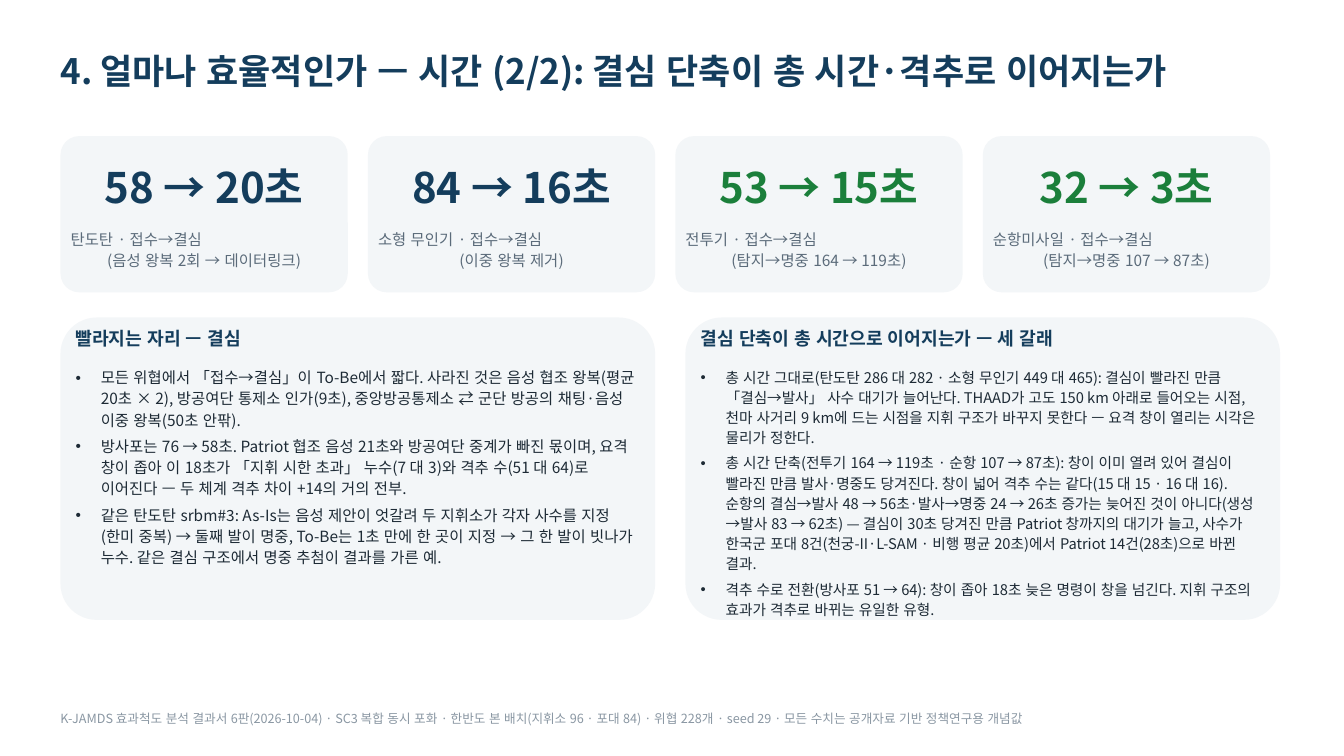
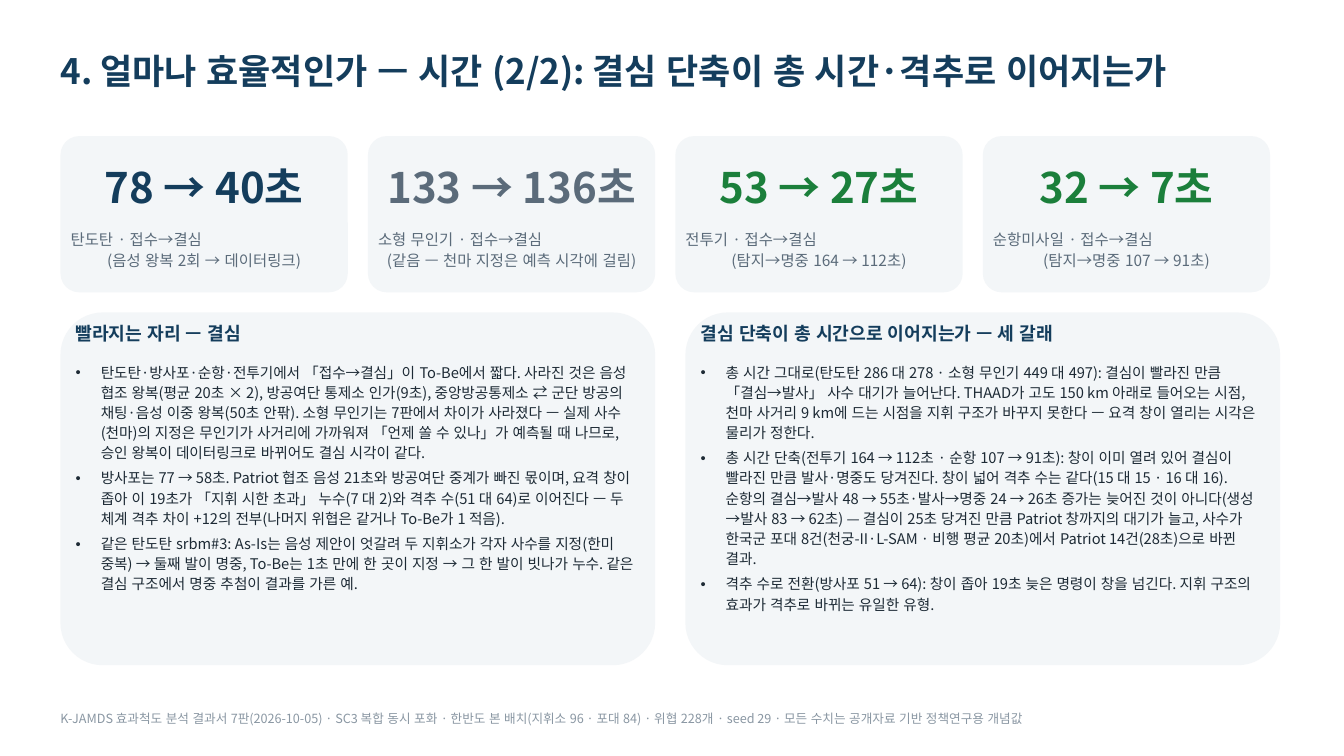
Before and after one commit to DaehyunY00/Air_Defense, a slide deck: slide 7 of K-JAMDS_효과척도_발표정리본.pptx. Drawn at 1344x756 pixels with LibreOffice and Linux fonts; fonts in the diff are those of the drawing. Boxes give left, top, right and bottom in pixels: in the first picture for what was removed or moved away, otherwise in the second. Text is boxed around its words. In the diff, an @@ line names an element or a change of style, - is before the commit and + after.

```diff
--- a/K-JAMDS_효과척도_발표정리본.pptx
+++ b/K-JAMDS_효과척도_발표정리본.pptx
@@ text at [105,168,303,204]: text changed @@
-58 → 20초
+78 → 40초
@@ text at [387,168,636,204]: text changed; text colour #143D5C to #5B6B7A @@
-84 → 16초
+133 → 136초
@@ text at [720,168,918,204]: text changed @@
-53 → 15초
+53 → 27초
@@ text at [1039,168,1213,204]: text changed @@
-32 → 3초
+32 → 7초
@@ text at [378,232,637,269]: text changed @@
-소형 무인기 · 접수→결심
-(이중 왕복 제거)
+소형 무인기 · 접수→결심
+(같음 — 천마 지정은 예측 시각에 걸림)
@@ text at [685,232,906,269]: text changed @@
-전투기 · 접수→결심
-(탐지→명중 164 → 119초)
+전투기 · 접수→결심
+(탐지→명중 164 → 112초)
@@ text at [993,232,1210,269]: text changed @@
-순항미사일 · 접수→결심
-(탐지→명중 107 → 87초)
+순항미사일 · 접수→결심
+(탐지→명중 107 → 91초)
@@ rounded rectangle: place and size @@
-rounded rectangle at [60,318,655,620]
+rounded rectangle at [60,313,655,665]
@@ text "빨라지는 자리 — 결심": place and size @@
-text "빨라지는 자리 — 결심" at [76,329,240,347]
+text "빨라지는 자리 — 결심" at [76,324,240,342]
@@ rounded rectangle: place and size @@
-rounded rectangle at [686,318,1280,620]
+rounded rectangle at [686,313,1280,665]
@@ text "결심 단축이 총 시간으로 이어지는가 ...": place and size @@
-text "결심 단축이 총 시간으로 이어지는가 ..." at [701,329,1053,347]
+text "결심 단축이 총 시간으로 이어지는가 ..." at [701,324,1053,342]
@@ text at [101,365,630,527]: text changed; size 11 to 10.5 pt @@
-• 모든 위협에서 「접수→결심」이 To-Be에서 짧다. 사라진 것은 음성 협조 왕복(평균 20초 × 2), 방공여단 통제소 인가(9초), 중앙방공통제소 ⇄ 군단 방공의 채팅·음성 이중 왕복(50초 안팎).
-• 방사포는 76 → 58초. Patriot 협조 음성 21초와 방공여단 중계가 빠진 몫이며, 요격 창이 좁아 이 18초가 「지휘 시한 초과」 누수(7 대 3)와 격추 수(51 대 64)로 이어진다 — 두 체계 격추 차이 +14의 거의 전부.
+• 탄도탄·방사포·순항·전투기에서 「접수→결심」이 To-Be에서 짧다. 사라진 것은 음성 협조 왕복(평균 20초 × 2), 방공여단 통제소 인가(9초), 중앙방공통제소 ⇄ 군단 방공의 채팅·음성 이중 왕복(50초 안팎). 소형 무인기는 7판에서 차이가 사라졌다 — 실제 사수(천마)의 지정은 무인기가 사거리에 가까워져 「언제 쏠 수 있나」가 예측될 때 나므로, 승인 왕복이 데이터링크로 바뀌어도 결심 시각이 같다.
+• 방사포는 77 → 58초. Patriot 협조 음성 21초와 방공여단 중계가 빠진 몫이며, 요격 창이 좁아 이 19초가 「지휘 시한 초과」 누수(7 대 2)와 격추 수(51 대 64)로 이어진다 — 두 체계 격추 차이 +12의 전부(나머지 위협은 같거나 To-Be가 1 적음).
@@ text at [726,366,1255,611]: text changed @@
-• 총 시간 그대로(탄도탄 286 대 282 · 소형 무인기 449 대 465): 결심이 빨라진 만큼 「결심→발사」 사수 대기가 늘어난다. THAAD가 고도 150 km 아래로 들어오는 시점, 천마 사거리 9 km에 드는 시점을 지휘 구조가 바꾸지 못한다 — 요격 창이 열리는 시각은 물리가 정한다.
-• 총 시간 단축(전투기 164 → 119초 · 순항 107 → 87초): 창이 이미 열려 있어 결심이 빨라진 만큼 발사·명중도 당겨진다. 창이 넓어 격추 수는 같다(15 대 15 · 16 대 16). 순항의 결심→발사 48 → 56초·발사→명중 24 → 26초 증가는 늦어진 것이 아니다(생성→발사 83 → 62초) — 결심이 30초 당겨진 만큼 Patriot 창까지의 대기가 늘고, 사수가 한국군 포대 8건(천궁-II·L-SAM · 비행 평균 20초)에서 Patriot 14건(28초)으로 바뀐 결과.
-• 격추 수로 전환(방사포 51 → 64): 창이 좁아 18초 늦은 명령이 창을 넘긴다. 지휘 구조의 효과가 격추로 바뀌는 유일한 유형.
+• 총 시간 그대로(탄도탄 286 대 278 · 소형 무인기 449 대 497): 결심이 빨라진 만큼 「결심→발사」 사수 대기가 늘어난다. THAAD가 고도 150 km 아래로 들어오는 시점, 천마 사거리 9 km에 드는 시점을 지휘 구조가 바꾸지 못한다 — 요격 창이 열리는 시각은 물리가 정한다.
+• 총 시간 단축(전투기 164 → 112초 · 순항 107 → 91초): 창이 이미 열려 있어 결심이 빨라진 만큼 발사·명중도 당겨진다. 창이 넓어 격추 수는 같다(15 대 15 · 16 대 16). 순항의 결심→발사 48 → 55초·발사→명중 24 → 26초 증가는 늦어진 것이 아니다(생성→발사 83 → 62초) — 결심이 25초 당겨진 만큼 Patriot 창까지의 대기가 늘고, 사수가 한국군 포대 8건(천궁-II·L-SAM · 비행 평균 20초)에서 Patriot 14건(28초)으로 바뀐 결과.
+• 격추 수로 전환(방사포 51 → 64): 창이 좁아 19초 늦은 명령이 창을 넘긴다. 지휘 구조의 효과가 격추로 바뀌는 유일한 유형.
@@ text at [101,536,634,590]: size 11 to 10.5 pt in "같은 탄도탄 srbm#3: As-Is는 음성 제안이 엇갈려 ..." @@
@@ text at [60,712,1023,725]: text changed @@
-K-JAMDS 효과척도 분석 결과서 6판(2026-10-04) · SC3 복합 동시 포화 · 한반도 본 배치(지휘소 96 · 포대 84) · 위협 228개 · seed 29 · 모든 수치는 공개자료 기반 정책연구용 개념값
+K-JAMDS 효과척도 분석 결과서 7판(2026-10-05) · SC3 복합 동시 포화 · 한반도 본 배치(지휘소 96 · 포대 84) · 위협 228개 · seed 29 · 모든 수치는 공개자료 기반 정책연구용 개념값
```
Also in this commit, not shown: 10 other slides changed, 9 other files.
